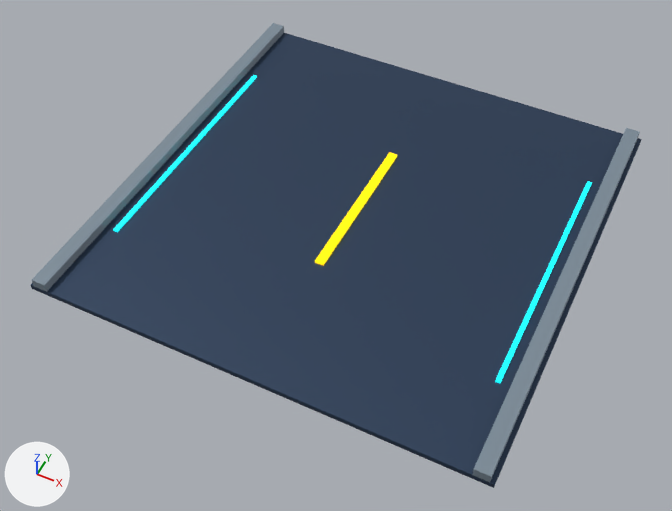
An edit to the Blender file art/road_low.blend, drawn before and after from the same camera.
One viewpoint serves both versions: a camera (50 mm lens) standing at (2.41, -5.26, 5.82) and looking at (-0.03, -0.38, -0.28). Lighting does not change. The marker at lower left points along +X, +Y and +Z. The first picture is the older version.

The first picture shows 'Curb', 'Curb.001', 'Guidance strip', 'Guidance strip.001', 'Lane dash', 'Road slab'.
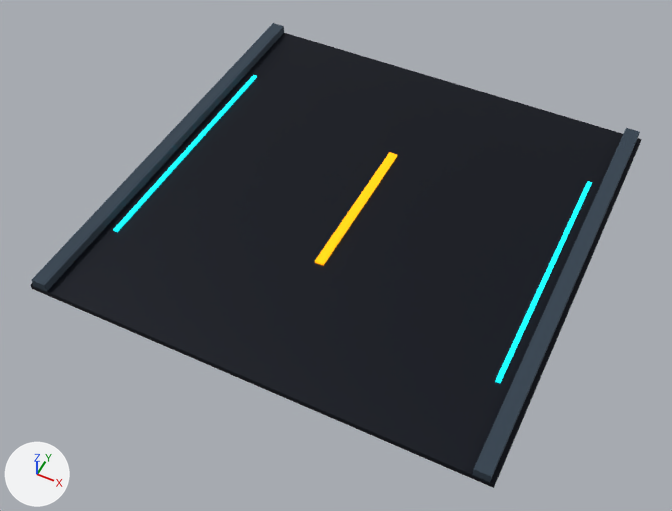
Where the change shows, as pixel boxes [x1, y1, x2, y2] in the pictures (672 x 511 px):
```json
{"object": "Road slab", "change": "recoloured", "before": [31, 33, 642, 488], "after": [31, 33, 642, 488], "on screen": "dark blue to black"}
{"object": "Curb.001", "change": "recoloured", "before": [472, 128, 640, 482], "after": [472, 128, 640, 482]}
{"object": "Curb", "change": "recoloured", "before": [32, 23, 284, 292], "after": [32, 23, 284, 292]}
```

Edits to the scene script, one JSON object a line:
```json
{"op": "set", "path": "mat_dark.base_color", "old": "(0.0314, 0.0588, 0.114)", "new": "(0.00243, 0.00478, 0.0123)", "note": "dark blue #32455f -> black #080f1d"}
{"op": "set", "path": "mat_concrete.base_color", "old": "(0.204, 0.263, 0.318)", "new": "(0.0343, 0.0561, 0.0823)", "note": "greyish blue #7d8c99 -> dark blue #344351"}
```
